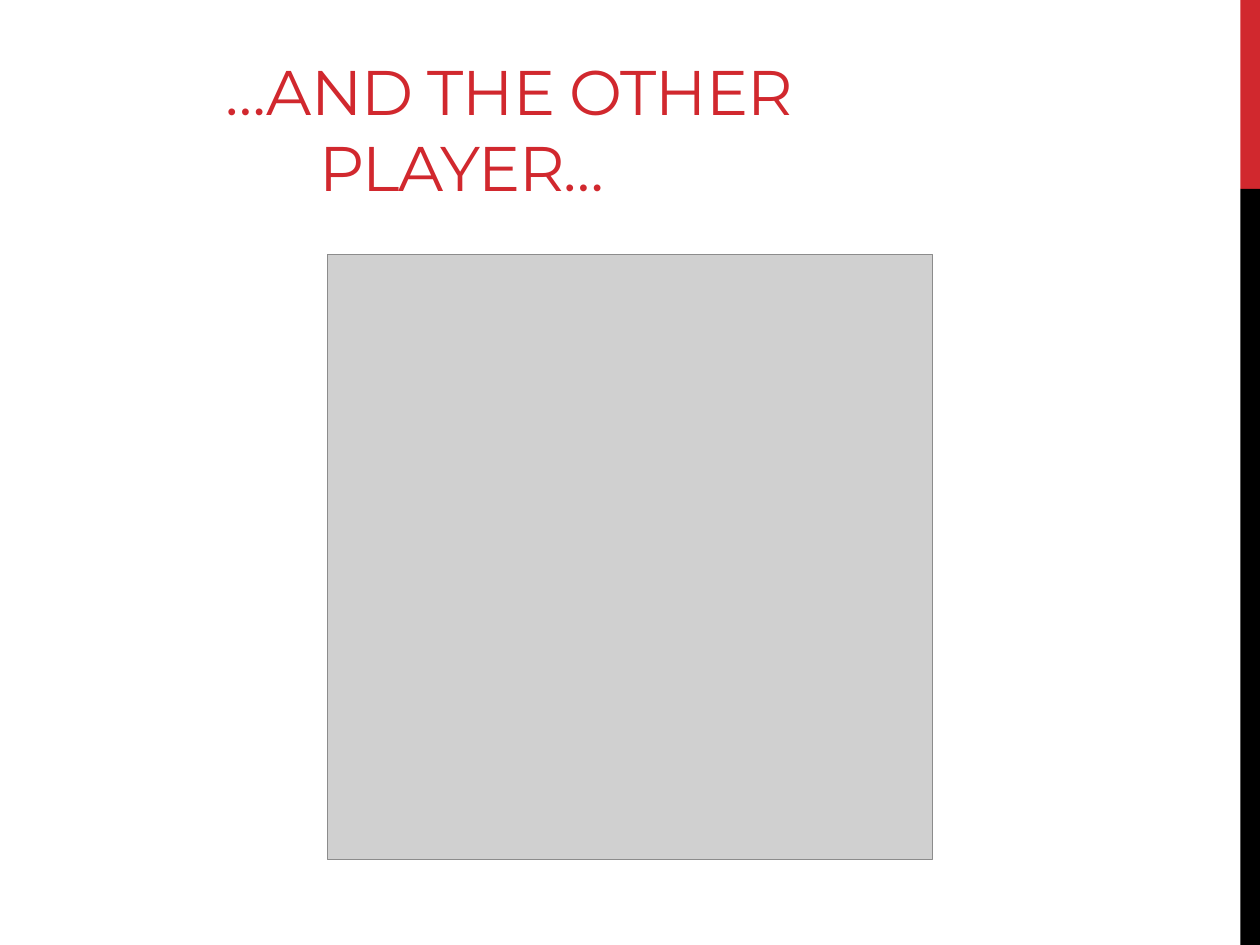
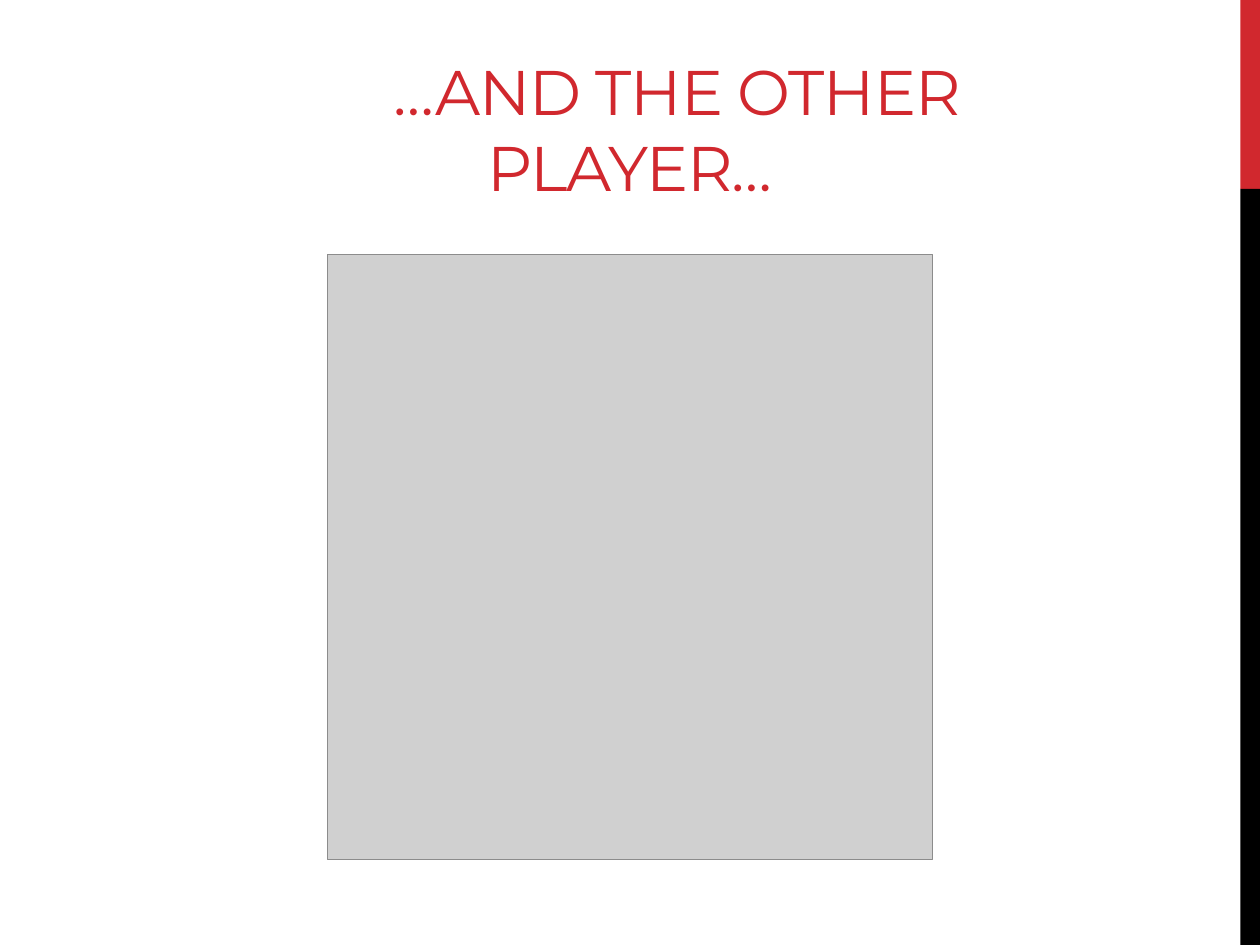
Before and after one commit to peterhoang/Super-Duper-Game, a slide deck: slide 17 of The Super-Awesome Game Deck.pptx. Drawn at 1260x945 pixels with LibreOffice and Linux fonts; fonts in the diff are those of the drawing; grey boxes stand for pictures. Boxes give left, top, right and bottom in pixels: in the first picture for what was removed or moved away, otherwise in the second. Text is boxed around its words. In the diff, an @@ line names an element or a change of style, - is before the commit and + after.

```diff
--- a/The Super-Awesome Game Deck.pptx
+++ b/The Super-Awesome Game Deck.pptx
@@ title "…AND THE OTHER PLAYER…" moved from (x1=225, y1=70, x2=793, y2=192) to (x1=393, y1=70, x2=961, y2=192) @@
```
Also in this commit, not shown: 5 other slides changed.
